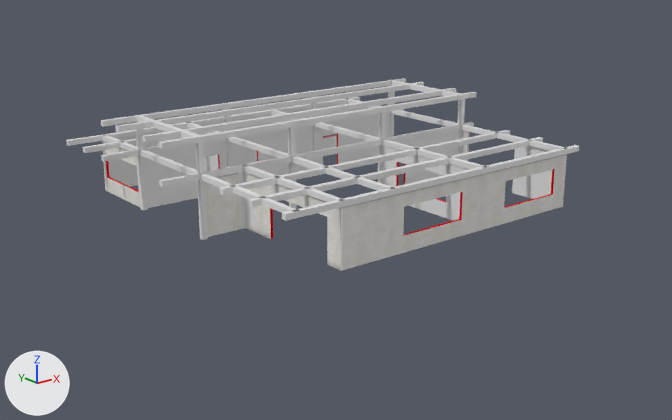
What one commit did to the Blender file GameClub.blend.
Camera for both pictures: a camera (50 mm lens) standing at (-38.6, -49.1, 19.7) and looking at (-0.7, -1.7, 0.7). Lighting does not change. The marker at lower left points along +X, +Y and +Z.

The older version as bpy lines, for what is in view:
```python
ob_gameclubchimeny = bpy.data.objects.new('GameClubChimeny', me_gameclubchimeny)
ob_gameclubchimeny.location = (0.0, 0.0, 0.0)
ob_gameclubcolumns = bpy.data.objects.new('GameClubColumns', me_gameclubcolumns)
ob_gameclubcolumns.location = (0.0, 0.0, 0.0)
ob_gameclubfloor = bpy.data.objects.new('GameClubFloor', me_gameclubfloor)
ob_gameclubfloor.location = (0.0, 0.0, 0.0)
ob_gameclubroof = bpy.data.objects.new('GameClubRoof', me_gameclubroof)
ob_gameclubroof.location = (0.0, 0.0, 0.0)
ob_gameclubwalls = bpy.data.objects.new('GameClubWalls', me_gameclubwalls)
ob_gameclubwalls.location = (0.0, 0.0, 0.0)
ob_maindoor_004 = bpy.data.objects.new('MainDoor.004', me_door_001)
ob_maindoor_004.location = (-8.12, -7.53, 2.5)
ob_window_008 = bpy.data.objects.new('Window.008', me_door_030)
ob_window_008.location = (-1.16, -11.47, 3.02)
ob_window_009 = bpy.data.objects.new('Window.009', me_door_030)
ob_window_009.location = (7.55, -11.47, 3.02)
ob_window_011 = bpy.data.objects.new('Window.011', me_door_002)
ob_window_011.location = (-11.22, 1.96, 6.09)
```
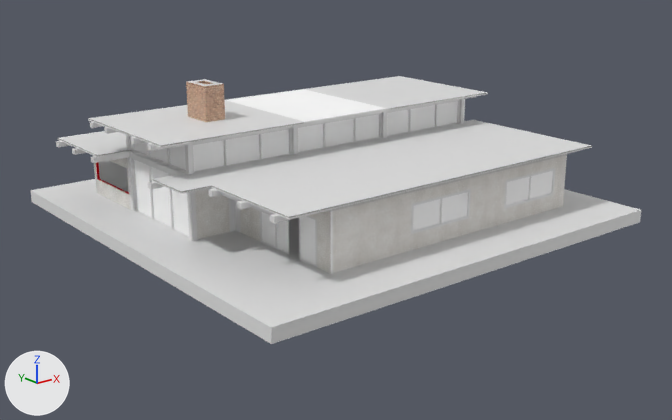
Commit message: Expanded rooms a little to make all roof windows same size added Roof windows

Pixel boxes [x1, y1, x2, y2] of what changed, in the pictures (672 x 420 px; the box of a moved part takes in the faces that stretch with it):
'GameClubFloor', shown
    after: [31, 179, 641, 344]
'GameClubColumns', reshaped
    before: [66, 78, 579, 240]
    after: [56, 96, 577, 241]
'GameClubWalls', reshaped
    before: [102, 103, 567, 271]
    after: [94, 154, 567, 274]
'GameClubRoof', shown
    after: [58, 76, 592, 220]
'Window.017', added
    after: [224, 89, 390, 125]
'Window.016', added
    after: [193, 128, 292, 172]
'Window.013', shown
    after: [132, 158, 189, 238]
'Window.015', added
    after: [298, 113, 382, 153]
'Window.014', added
    after: [387, 100, 460, 136]
'Window.008', shown
    after: [411, 189, 471, 234]
'GameClubChimeny', shown (beige)
    after: [186, 79, 225, 122]
'Window.009', shown
    after: [504, 168, 555, 208]
'MainDoor.004', shown
    after: [260, 211, 317, 267]
'Window.011', shown
    after: [130, 136, 186, 173]
'SlideDoor.003', shown
    after: [277, 220, 289, 254]
part 1 of me_gameclubwalls, moved or reshaped
    before: [102, 111, 390, 208]
    after: [94, 158, 131, 210]
part 2 of me_gameclubwalls, moved or reshaped
    before: [205, 130, 506, 271]
    after: [195, 169, 506, 274]
part 3 of me_gameclubwalls, recoloured
    before: [358, 207, 404, 248]
    after: [331, 219, 358, 255]
part 4 of me_gameclubcolumns, moved or reshaped
    before: [135, 122, 148, 210]
    after: [126, 135, 135, 211]
part 5 of me_gameclubcolumns, moved or reshaped
    before: [196, 142, 208, 240]
    after: [185, 144, 197, 241]
part 6 of me_gameclubcolumns, moved or reshaped (not visible afterwards)
    before: [137, 116, 199, 138]
part 7 of me_gameclubcolumns, moved or reshaped (not visible afterwards)
    before: [242, 164, 345, 202]
part 8 of me_gameclubcolumns, moved or reshaped
    before: [102, 135, 300, 213]
    after: [129, 152, 274, 215]
part 9 of me_gameclubcolumns, moved or reshaped
    before: [66, 78, 477, 187]
    after: [56, 96, 476, 189]
part 10 of me_gameclubcolumns, moved or reshaped
    before: [220, 130, 543, 207]
    after: [208, 189, 251, 209]
part 11 of me_gameclubcolumns, moved or reshaped
    before: [282, 145, 579, 221]
    after: [270, 151, 577, 223]

What changed in the scene script:
```text
Change me_gameclubwalls:
    remove me_gameclubwalls.from_pydata(...)  # 377 vertices, 283 faces; spans x -11.3..11.1, y -11.6..11.4, z 1.1..4.8
    add me_gameclubwalls.from_pydata(...)  # 369 vertices, 283 faces; spans x -12.1..11.1, y -11.6..11.4, z 1.1..4.8
    me_gameclubwalls part 1: 110 vertices moved from x -11.3..5.4, y 5.7..11.4, z 1.1..4.8 to x -12.1..6.1, y 5.7..11.4, z 1.1..4.8; 21 vertices removed from x -11.2..3.1, y 5.7..11.3, z 1.1..4.8; 21 vertices added at x -11.9..3.2, y 5.7..11.3, z 1.1..4.8
    me_gameclubwalls part 2: 77 vertices moved from x -8.2..5.4, y -11.6..-1.8, z 1.1..4.8 to x -8.9..6.1, y -11.6..-1.8, z 1.1..4.8; 48 vertices removed from x -11.3..1.3, y -11.6..-1.8, z 1.1..4.8; 40 vertices added at x -12.1..1.9, y -11.6..-1.8, z 1.1..4.8
    me_gameclubwalls part 3: 1 face spanning x -8.9..-7.0, y -11.6, z 2.1..3.9 switches from mat_walls (picture img_walls_png) to mat_lightcornerwalls (picture img_leftlightcornerwalls_png)
Change me_gameclubcolumns:
    remove me_gameclubcolumns.from_pydata(...)  # 208 vertices, 156 faces; spans x -13.9..12.4, y -11.7..11.5, z 1.0..7.4
    add me_gameclubcolumns.from_pydata(...)  # 208 vertices, 156 faces; spans x -14.7..12.4, y -11.7..11.5, z 1.0..7.4
    me_gameclubcolumns part 4: the loose piece of 8 vertices spanning x -11.4..-11.0, y 5.6..6.0, z 1.0..7.2 is moved by (-0.7, 0.0, 0.0)
    me_gameclubcolumns part 5: the loose piece of 8 vertices spanning x -11.4..-11.0, y -2.1..-1.7, z 1.0..7.2 is moved by (-0.7, 0.0, 0.0)
    me_gameclubcolumns part 6: the loose piece of 8 vertices spanning x -11.4..-11.0, y -2.1..6.0, z 7.0..7.4 is moved by (-0.7, 0.0, 0.0)
    me_gameclubcolumns part 7: the loose piece of 8 vertices spanning x -8.3..-8.0, y -11.6..-1.7, z 4.8..5.1 is moved by (-0.7, 0.0, 0.0)
    me_gameclubcolumns part 8: the loose piece of 8 vertices spanning x -11.4..-11.0, y -11.6..11.4, z 4.8..5.1 is moved by (-0.7, 0.0, 0.0)
    me_gameclubcolumns part 9: all 32 vertices in x -13.9..-13.8, y -2.1..11.5, z 4.8..7.4 are moved by (-0.7, 0.0, 0.0)
    me_gameclubcolumns part 10: 8 of 208 vertices moved; they spanned x -12.0, y -8.6..-5.3, z 4.8..5.1 and now span x -12.7, y -8.6..-5.3, z 4.8..5.1; mean shift (-0.7, 0.0, 0.0); largest move (-12.0, -5.3, 4.8) -> (-12.7, -5.3, 4.8)
    me_gameclubcolumns part 11: 4 of 208 vertices moved; they spanned x -12.0, y -11.7..-11.3, z 4.8..5.1 and now span x -12.7, y -11.7..-11.3, z 4.8..5.1; mean shift (-0.7, 0.0, 0.0); largest move (-12.0, -11.3, 5.1) -> (-12.7, -11.3, 5.1)
Add me_door_010:
    me_door_010 = me_door_002.copy(); me_door_010.name = 'Door.010'  # the mesh of ob_window_011
Change ob_gameclubfloor:
    remove ob_gameclubfloor.hide_set(True)
Change ob_gameclubchimeny:
    remove ob_gameclubchimeny.hide_set(True)
Change ob_gameclubroof:
    remove ob_gameclubroof.hide_set(True)
Change ob_window_008:
    remove ob_window_008.hide_set(True)  # its collection is switched off
Change ob_window_009:
    remove ob_window_009.hide_set(True)  # its collection is switched off
Change ob_maindoor_004:
    remove ob_maindoor_004.hide_set(True)  # its collection is switched off
Change ob_slidedoor_003:
    remove ob_slidedoor_003.hide_set(True)  # its collection is switched off
Change ob_window_011:
    remove ob_window_011.hide_set(True)  # its collection is switched off
Change ob_window_013:
    remove ob_window_013.hide_set(True)  # its collection is switched off
Add ob_window_017:
    ob_window_017 = bpy.data.objects.new('Window.017', me_door_011)  # 36 vertices, 32 faces; spans x -0.96..6.26, y -1.22..8.38, z -0.08..0.07; in mat_windowframe (its picture is missing), mat_windowglass (white #ffffff)
    ob_window_017.location = (-3.37, -1.8, 7.44)
Add ob_window_016:
    ob_window_016 = bpy.data.objects.new('Window.016', me_door_010)
    ob_window_016.location = (-8.11, -1.76, 6.09)
    ob_window_016.rotation_euler = (0.0, 0.0, 1.571)  # degrees (0, 0, 90)
Add ob_window_015:
    ob_window_015 = bpy.data.objects.new('Window.015', me_door_010)
    ob_window_015.location = (-0.46, -1.76, 6.09)
    ob_window_015.rotation_euler = (0.0, 0.0, 1.571)  # degrees (0, 0, 90)
Add ob_window_014:
    ob_window_014 = bpy.data.objects.new('Window.014', me_door_010)
    ob_window_014.location = (7.19, -1.76, 6.09)
    ob_window_014.rotation_euler = (0.0, 0.0, 1.571)  # degrees (0, 0, 90)
```
